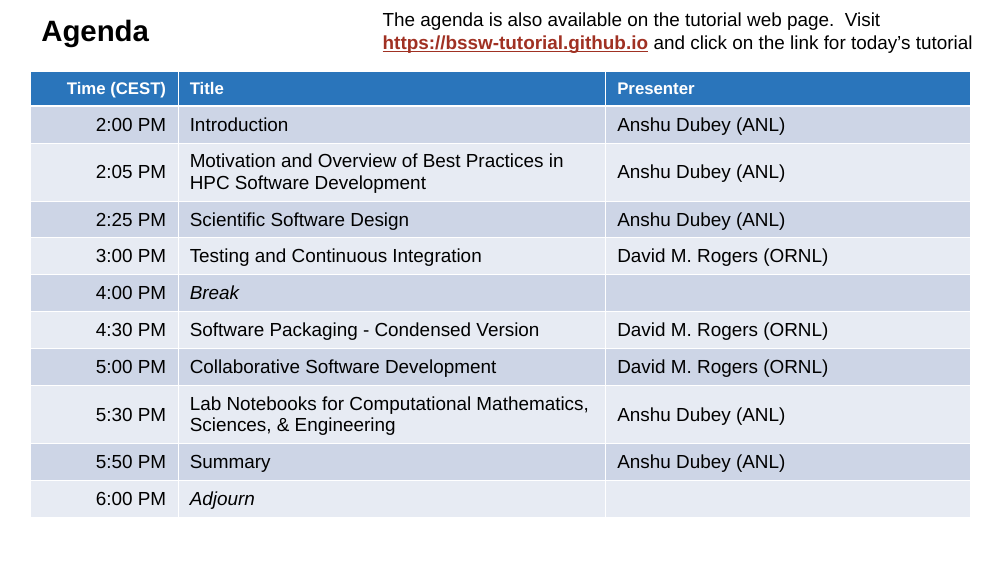
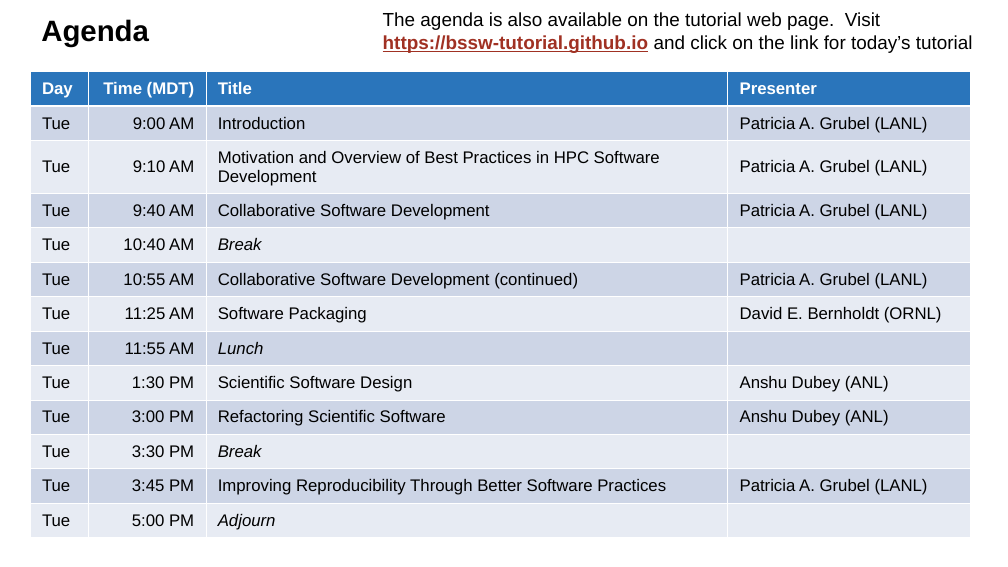
Before and after one commit to bssw-tutorial/presentations, a slide deck: slide 11 of intro-a.pptx. Drawn at 1008x567 pixels with LibreOffice and Linux fonts; fonts in the diff are those of the drawing. Boxes give left, top, right and bottom in pixels: in the first picture for what was removed or moved away, otherwise in the second. Text is boxed around its words. In the diff, an @@ line names an element or a change of style, - is before the commit and + after.

```diff
--- a/intro-a.pptx
+++ b/intro-a.pptx
@@ table at (30, 72, 971, 559) @@
-Time (CEST) | Title | Presenter
-2:00 PM | Introduction | Anshu Dubey (ANL)
-2:05 PM | Motivation and Overview of Best Practices in HPC Software Development | Anshu Dubey (ANL)
-2:25 PM | Scientific Software Design | Anshu Dubey (ANL)
-3:00 PM | Testing and Continuous Integration | David M. Rogers (ORNL)
-4:00 PM | Break | 
-4:30 PM | Software Packaging - Condensed Version | David M. Rogers (ORNL)
-5:00 PM | Collaborative Software Development | David M. Rogers (ORNL)
-5:30 PM | Lab Notebooks for Computational Mathematics, Sciences, & Engineering | Anshu Dubey (ANL)
-5:50 PM | Summary | Anshu Dubey (ANL)
-6:00 PM | Adjourn | 
+Day | Time (MDT) | Title | Presenter
+Tue | 9:00 AM | Introduction | Patricia A. Grubel (LANL)
+Tue | 9:10 AM | Motivation and Overview of Best Practices in HPC Software Development | Patricia A. Grubel (LANL)
+Tue | 9:40 AM | Collaborative Software Development | Patricia A. Grubel (LANL)
+Tue | 10:40 AM | Break | 
+Tue | 10:55 AM | Collaborative Software Development (continued) | Patricia A. Grubel (LANL)
+Tue | 11:25 AM | Software Packaging | David E. Bernholdt (ORNL)
+Tue | 11:55 AM | Lunch | 
+Tue | 1:30 PM | Scientific Software Design | Anshu Dubey (ANL)
+Tue | 3:00 PM | Refactoring Scientific Software | Anshu Dubey (ANL)
+Tue | 3:30 PM | Break | 
+Tue | 3:45 PM | Improving Reproducibility Through Better Software Practices | Patricia A. Grubel (LANL)
+Tue | 5:00 PM | Adjourn | 
```
Also in this commit, not shown: 4 other slides changed, 1 slide added, 7 other files.
